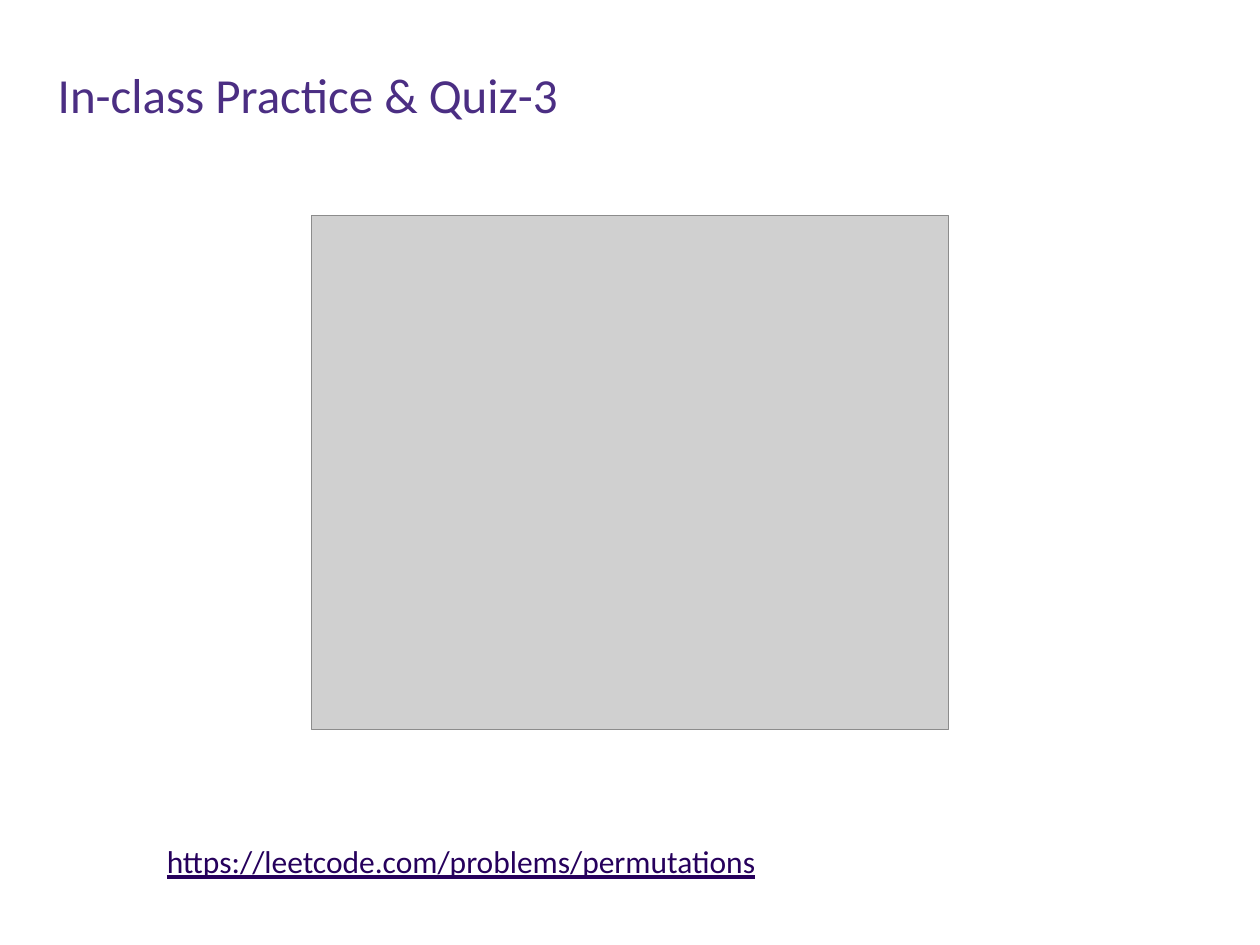
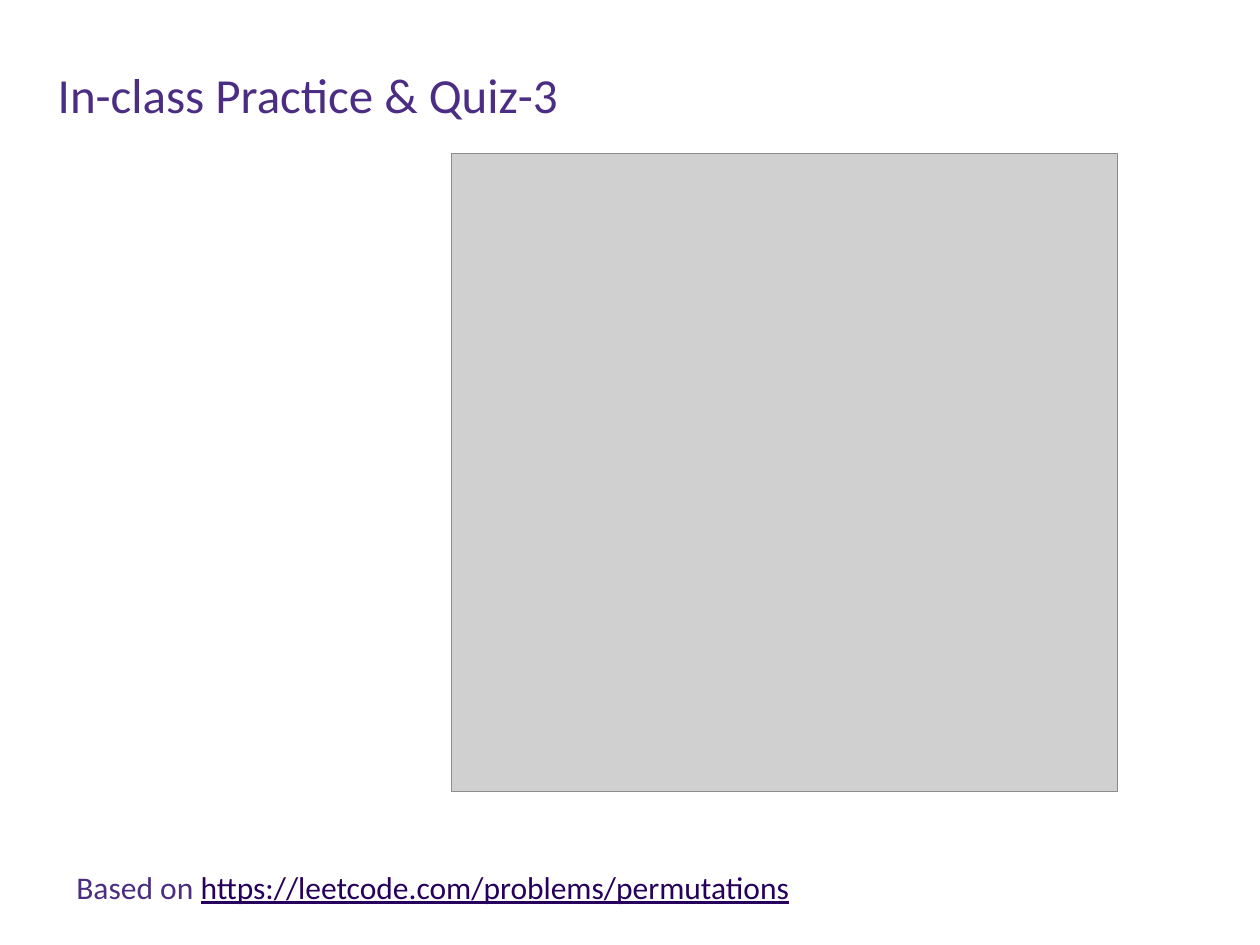
Before and after one commit to Andy-Boraphet/CSS342A-2022-Spring, a slide deck: slide 16 of week_08_backtracking_tree/week_08.pptx. Drawn at 1260x945 pixels with LibreOffice and Linux fonts; fonts in the diff are those of the drawing; grey boxes stand for pictures. Boxes give left, top, right and bottom in pixels: in the first picture for what was removed or moved away, otherwise in the second. Text is boxed around its words. In the diff, an @@ line names an element or a change of style, - is before the commit and + after.

```diff
--- a/week_08_backtracking_tree/week_08.pptx
+++ b/week_08_backtracking_tree/week_08.pptx
@@ picture: place and size @@
-picture at [311, 215, 949, 730]
+picture at [451, 154, 1118, 791]
@@ text at [76, 877, 789, 904]: text changed @@
-https://leetcode.com/problems/permutations
+Based on https://leetcode.com/problems/permutations
```
Also in this commit, not shown: 6 other slides changed, 2 slides added, 3 slides removed, 5 other files.
